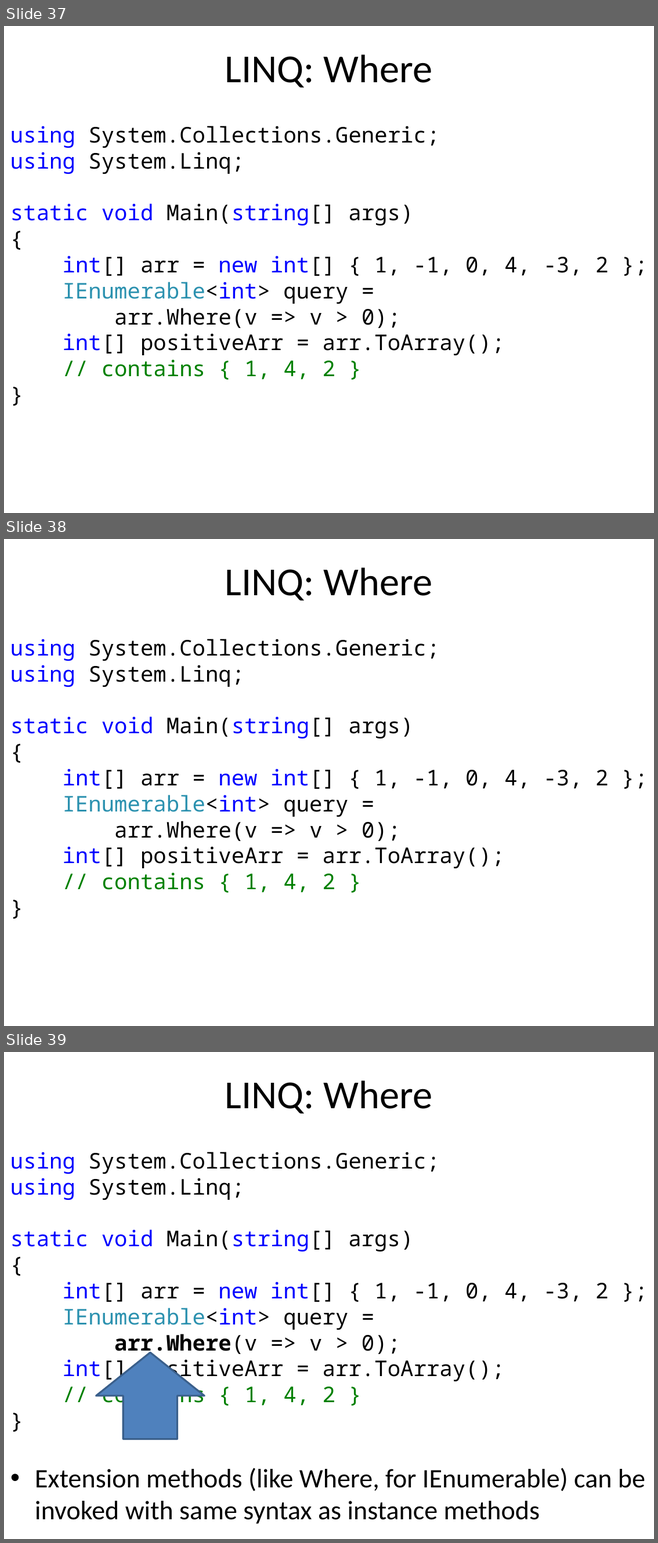
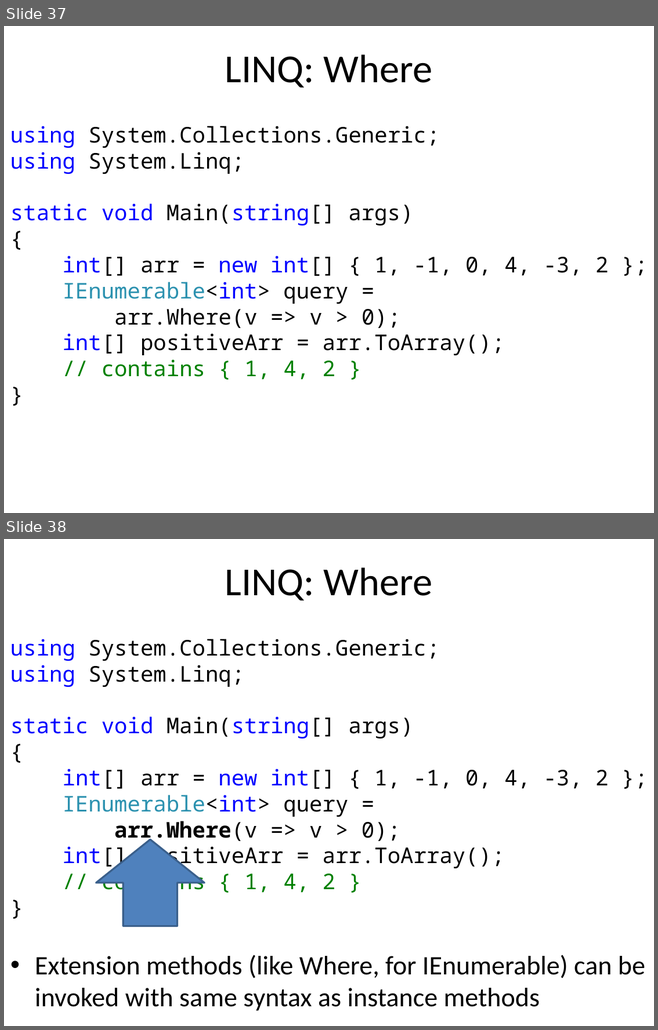
Before and after one commit to iap-csharp/iap-csharp.github.com, a slide deck: IAP-CSharp-Lecture-2.pptx. Shown one above the other, each under a label of ours: slides 37, 38 and 39 before the commit, slides 37 and 38 after it. The pictures are 658x1543 and 658x1030 pixels, drawn with LibreOffice and Linux fonts; fonts in the diff are those of the drawing. Boxes give left, top, right and bottom in pixels: in the first picture for what was removed or moved away, otherwise in the second. Text is boxed around its words. In the diff, an @@ line names an element or a change of style, - is before the commit and + after.

```diff
--- a/IAP-CSharp-Lecture-2.pptx
+++ b/IAP-CSharp-Lecture-2.pptx
@@ slide 38 removed at box(4, 539, 654, 1026), background #FFFFFF @@
@@ title removed at box(225, 567, 433, 600) @@
-LINQ: Where
@@ text removed at box(10, 639, 608, 893) @@
-using System.Collections.Generic;
-using System.Linq;
-static void Main(string[] args)
-{
-int[] arr = new int[] { 1, -1, 0, 4, -3, 2 };
-IEnumerable<int> query =
-arr.Where(v => v > 0);
-int[] positiveArr = arr.ToArray();
-// contains { 1, 4, 2 }
-}
@@ what was slide 39 is now slide 38 @@
```
Also in this commit, not shown: 1 slide changed, 2 other files.
